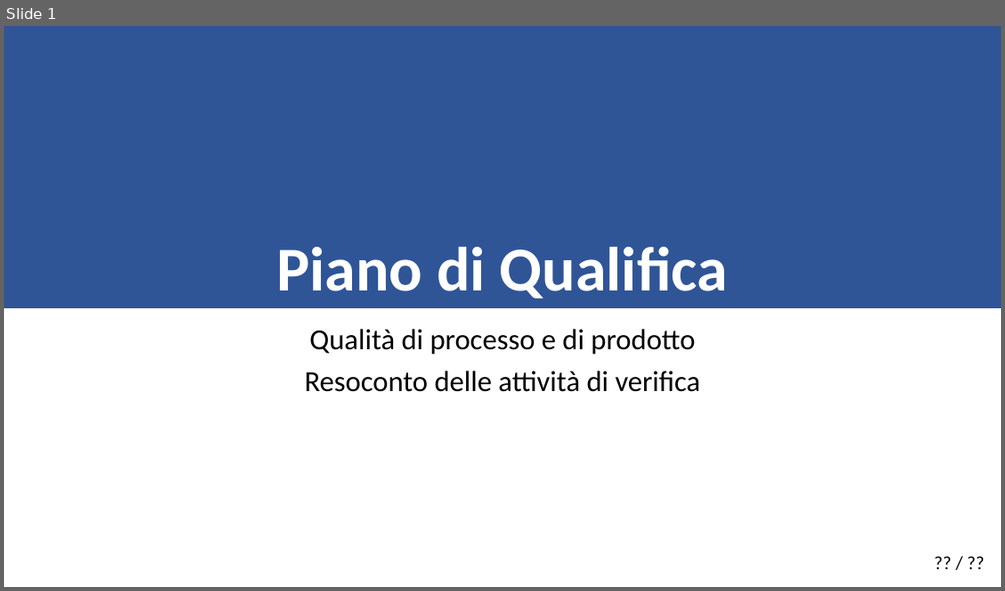
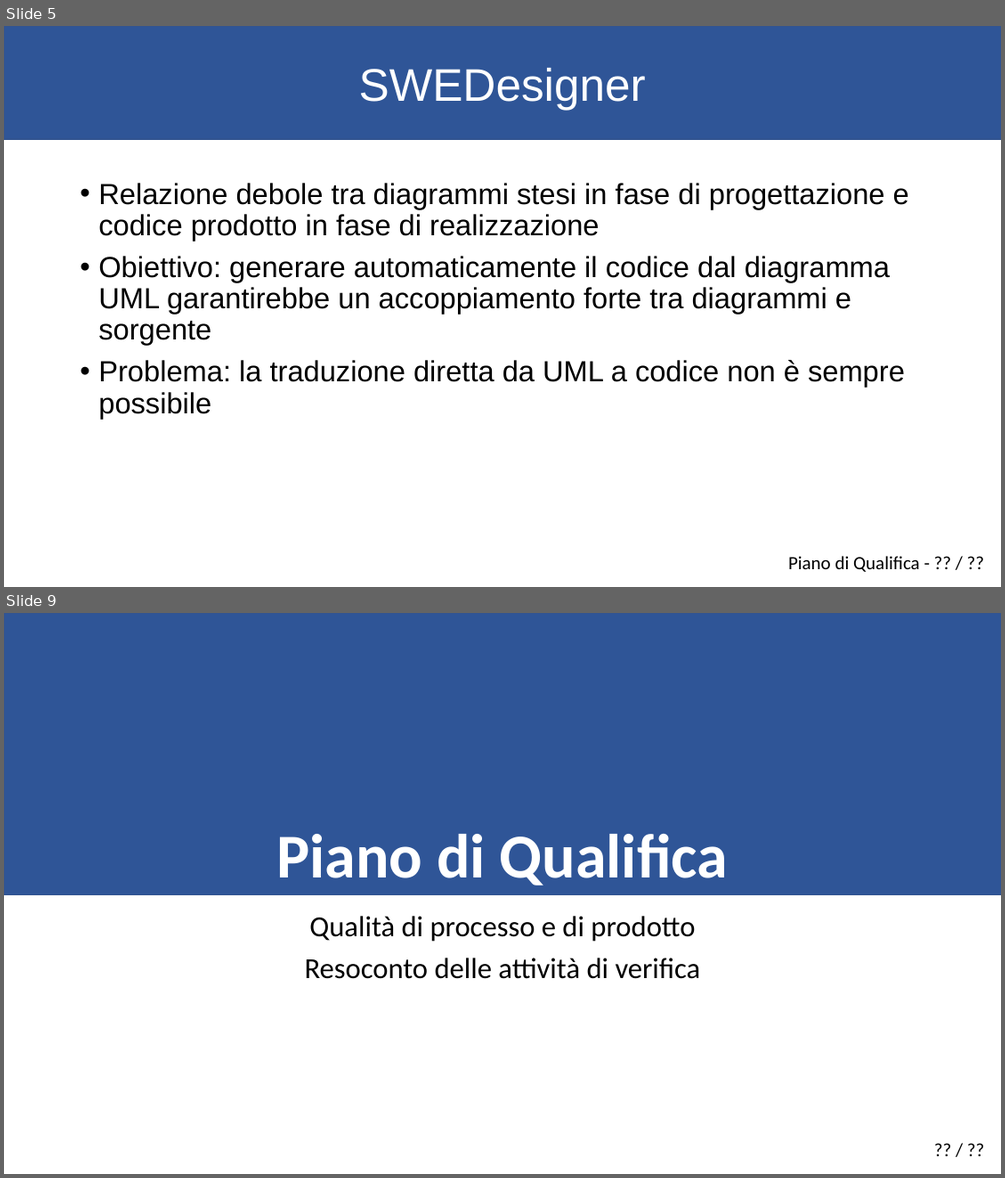
Before and after one commit to KaleidosCodeTeam/SWEDesigner, a slide deck: Presentazione/KaleidosCode_PdQ.pptx. Shown one above the other, each under a label of ours: slide 1 before the commit, slides 5 and 9 after it; the slides between them are not shown. The pictures are 1005x591 and 1005x1178 pixels, drawn with LibreOffice and Linux fonts; fonts in the diff are those of the drawing. Boxes give left, top, right and bottom in pixels: in the first picture for what was removed or moved away, otherwise in the second. Text is boxed around its words. In the diff, an @@ line names an element or a change of style, - is before the commit and + after.

```diff
--- a/Presentazione/KaleidosCode_PdQ.pptx
+++ b/Presentazione/KaleidosCode_PdQ.pptx
@@ slide 5 added at <box>4,26,1001,587</box>, background #FFFFFF @@
@@ rectangle added at <box>4,26,1001,139</box>, fill #2F5597, outline #325491 1 pt, 44 pt, text #FFFFFF @@
+SWEDesigner
@@ text added at <box>98,183,909,418</box>, 28 pt, text #000000 @@
+• Relazione debole tra diagrammi stesi in fase di progettazione e codice prodotto in fase di realizzazione
+• Obiettivo: generare automaticamente il codice dal diagramma UML garantirebbe un accoppiamento forte tra diagrammi e sorgente
+• Problema: la traduzione diretta da UML a codice non è sempre possibile
@@ text added at <box>788,556,920,572</box>, 18 pt, text #000000 @@
+Piano di Qualifica - ?? / ??
@@ what was slide 1 is now slide 9 @@
```
Also in this commit, not shown: 7 other slides added, 1 other file.
